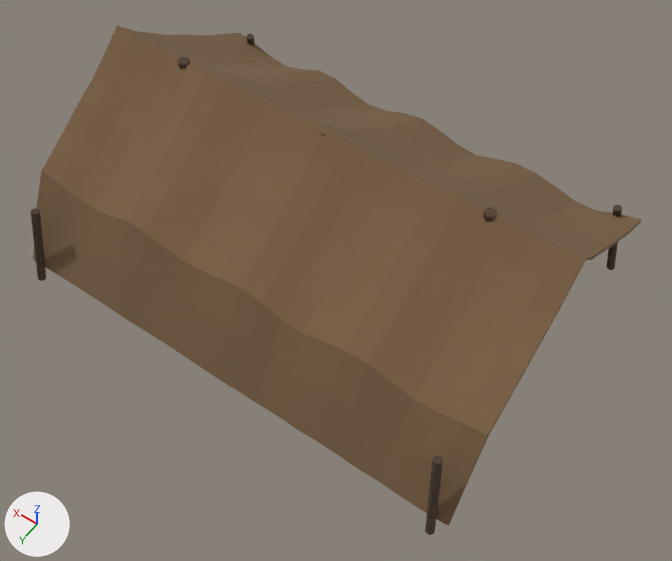
One commit to the glTF model assets/models/camp/tent_long.glb: the scene before it, then after it.
Camera for both pictures: a 50 mm lens placed at (-3.74, 5.08, 7.93), pointed at (-0.41, 0.42, 0.6). Every picture has the same lights, and +X, +Y and +Z are marked at lower left. The older version comes first. Vertices at exactly the same position are counted once.

In view in the first picture: 'tent_long'.
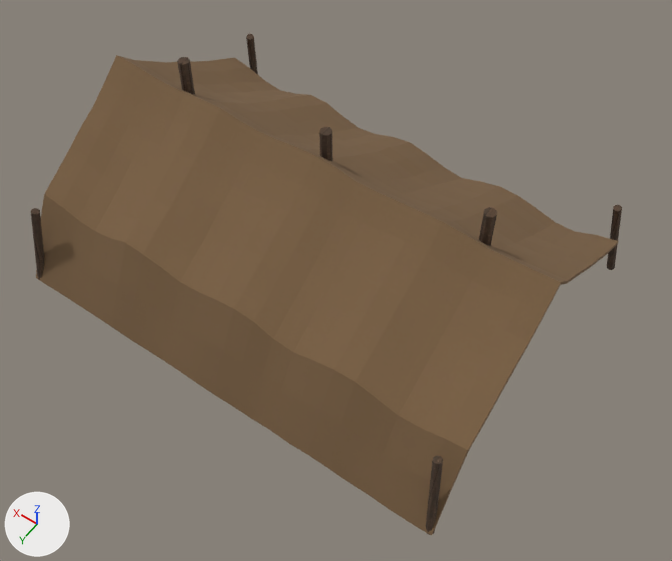
Location of each change, [x1, y1, x2, y2] in pixels of the pictures (672 x 561 px):
'tent_long', reshaped, moved, rescaled: before [31, 26, 641, 535]; after [31, 34, 622, 535]

What the commit changed:
me_cloth is used by ob_tent_long; location (0.0, 0.0, 0.0).
me_cloth had 894 vertices, 1756 faces and spanned x -2.61..2.6, y -1.9..1.9, z 0.0..2.11.
me_cloth now has 894 vertices, 1756 faces and spans x 0.0..32767.0, y -24786.0..0.0, z 0.0..13511.0.
me_cloth part 1: 894 of 894 vertices moved; they spanned x -2.61..2.6, y -1.9..1.9, z 0.0..2.11 and now span x 0.0..32767.0, y -24786.0..0.0, z 0.0..13511.0; mean shift (16386.68, -11458.85, 6910.18).
Object 'tent_long' (ob_tent_long) moves from (0.0, 0.0, 0.0) to (-2.51, 1.9, 0.0).
Object 'tent_long' (ob_tent_long) is rescaled from (1.0, 1.0, 1.0) to (0.000153, 0.000153, 0.000153).
